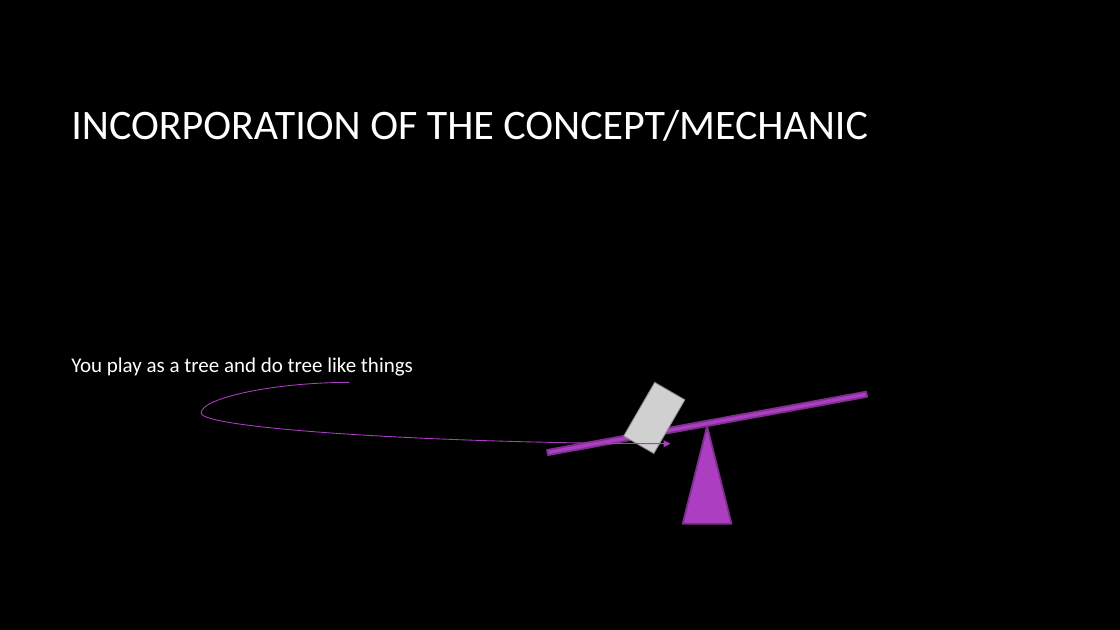
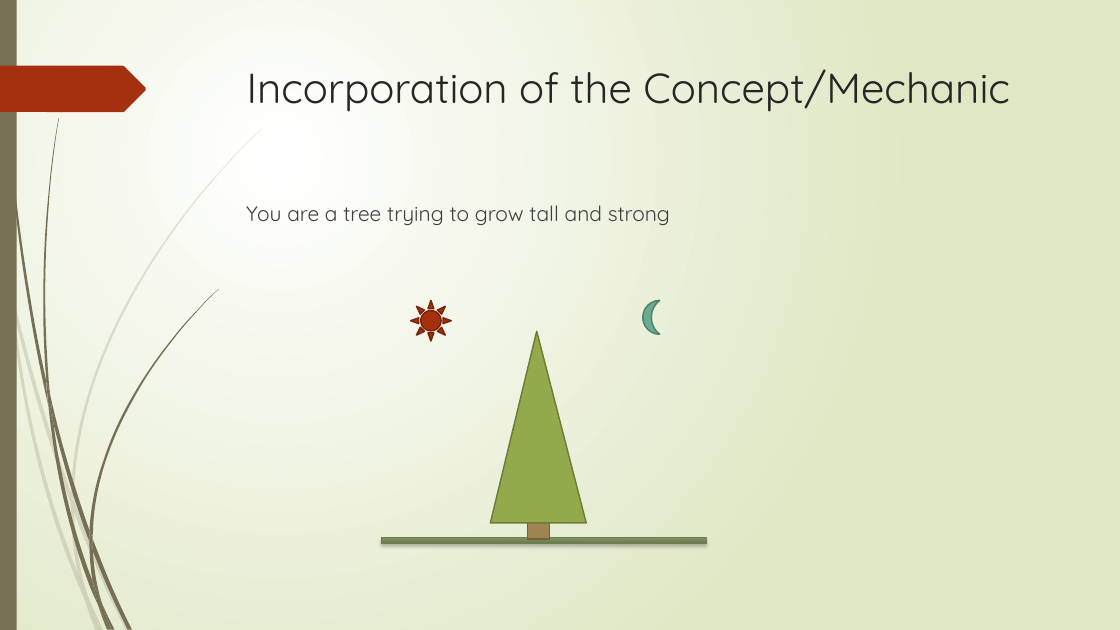
Before and after one commit to pompom2600/AGA312_Sep21, a slide deck: slide 3 of Olivia PT 2.pptx. Drawn at 1120x630 pixels with LibreOffice and Linux fonts; fonts in the diff are those of the drawing; grey boxes stand for pictures; background and template pictures are left out. Boxes give left, top, right and bottom in pixels: in the first picture for what was removed or moved away, otherwise in the second. Text is boxed around its words. In the diff, an @@ line names an element or a change of style, - is before the commit and + after.

```diff
--- a/Olivia PT 2.pptx
+++ b/Olivia PT 2.pptx
@@ background picture (left out) to gradient #FFFFFF to #DFE8C4 @@
@@ rectangle added at (x1=0, y1=0, x2=17, y2=630), fill #766F54 @@
@@ title "Incorporation of the Concept/Mechanic" at (x1=247, y1=69, x2=1010, y2=112): vertical alignment middle to top @@
@@ freeform shape added at (x1=0, y1=66, x2=146, y2=112), fill #A53010 @@
@@ title at (x1=247, y1=69, x2=1010, y2=112): text changed; font Calibri to Quicksand; text colour #FFFFFF to #262626 @@
-INCORPORATION OF THE CONCEPT/MECHANIC
+Incorporation of the Concept/Mechanic
@@ text "You are a tree trying ..." at (x1=246, y1=205, x2=670, y2=225): vertical alignment middle to top @@
@@ text at (x1=246, y1=205, x2=670, y2=225): text changed; font Calibri to Quicksand; text colour #FFFFFF to #404040 @@
-You play as a tree and do tree like things
+You are a tree trying to grow tall and strong
@@ sun added at (x1=411, y1=301, x2=451, y2=341), fill #A53010, outline #7A240C 1.25 pt @@
@@ moon added at (x1=643, y1=301, x2=660, y2=334), fill #6AAC91, outline #4E7F6B 1.25 pt @@
@@ triangle resized from (x1=683, y1=426, x2=732, y2=523) to (x1=491, y1=331, x2=586, y2=523) @@
@@ triangle at (x1=491, y1=331, x2=586, y2=523): fill #AC3EC1 to #92AA4C; outline #7F2E8F 1.5 pt to #6C7E38 1.25 pt; proportions changed @@
@@ curved arrow removed from (349, 382) to (670, 444) @@
@@ picture removed at (x1=624, y1=383, x2=685, y2=454) @@
@@ rectangle at (x1=381, y1=538, x2=706, y2=543): fill #AC3EC1 to gradient #819367 to #6A7D4D; outline #7F2E8F 1.5 pt to #6D804F 0.75 pt; shadow on; rotation 349 to 0 degrees @@
@@ rectangle added at (x1=528, y1=515, x2=549, y2=539), fill #9F8351, outline #76613C 1.25 pt @@
@@ group added at (x1=0, y1=129, x2=262, y2=630): 10 freeform shapes @@
@@ group added at (x1=3, y1=0, x2=218, y2=630): 12 freeform shapes @@
```
Also in this commit, not shown: 4 other slides changed, 14 other files.
